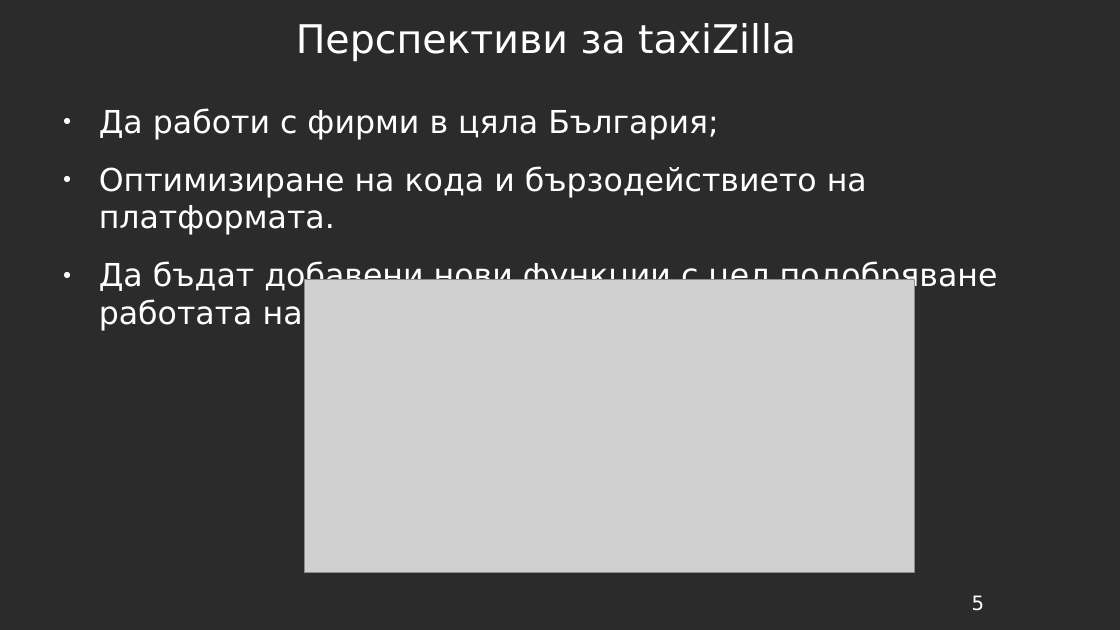
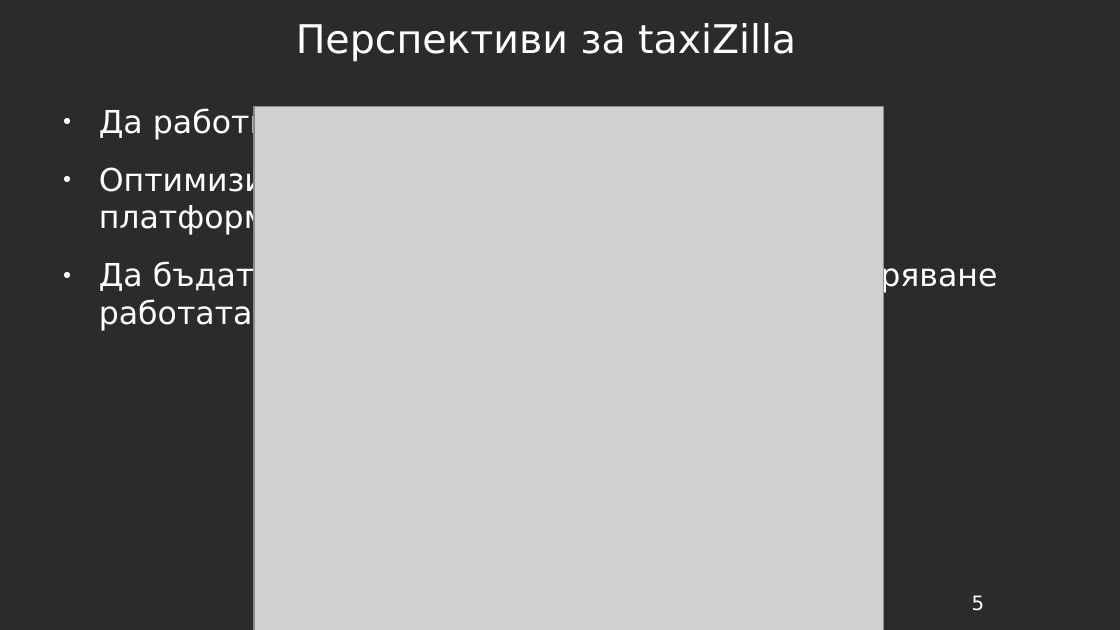
Before and after one commit to delyan-boychev/taxiZilla, a slide deck: slide 5 of documents/taxiZilla-Presentation.odp. Drawn at 1120x630 pixels with LibreOffice and Linux fonts; fonts in the diff are those of the drawing; grey boxes stand for pictures; background and template pictures are left out; a plain dark background stands for a picture behind light text. Boxes give left, top, right and bottom in pixels: in the first picture for what was removed or moved away, otherwise in the second. Text is boxed around its words. In the diff, an @@ line names an element or a change of style, - is before the commit and + after.

Commit message:
Presentation fixed

```diff
--- a/documents/taxiZilla-Presentation.odp
+++ b/documents/taxiZilla-Presentation.odp
@@ picture at <box>254,107,884,630</box>: rotation 270 to 0 degrees @@
```
Also in this commit, not shown: 1 other file.
